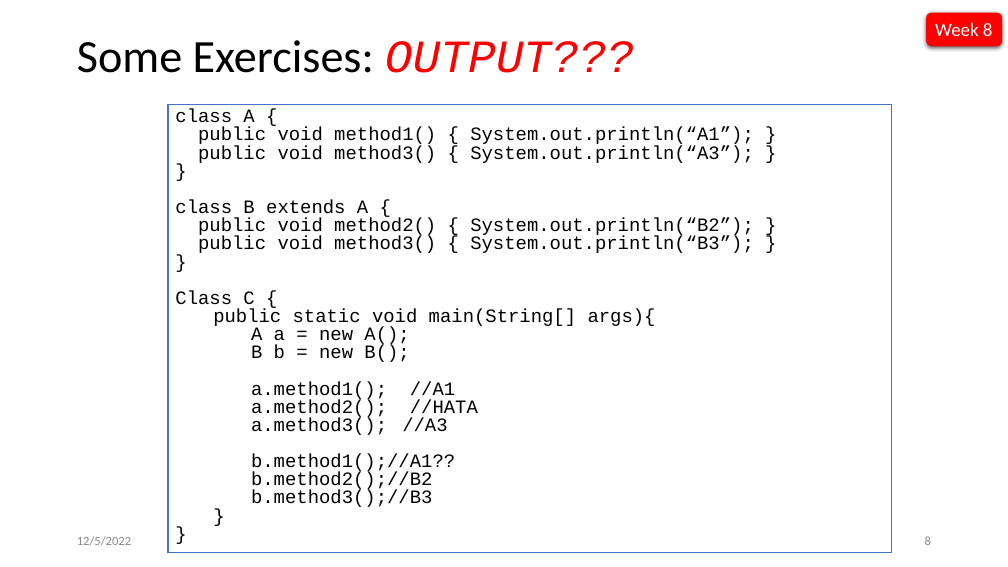
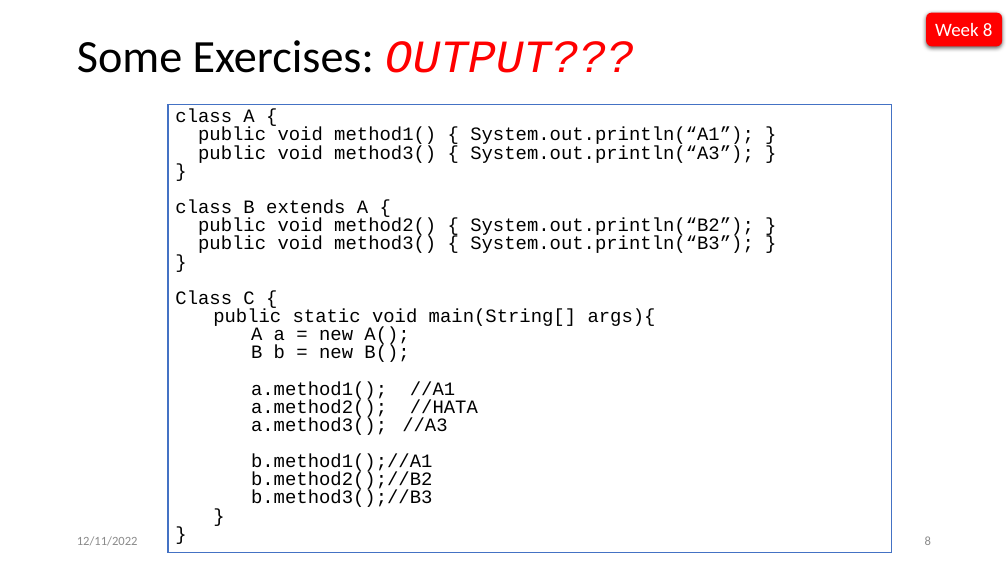
Before and after one commit to cankoyuncu/ObjectOriantedProgramming, a slide deck: slide 8 of week9/Week9.pptx. Drawn at 1008x567 pixels with LibreOffice and Linux fonts; fonts in the diff are those of the drawing. Boxes give left, top, right and bottom in pixels: in the first picture for what was removed or moved away, otherwise in the second. Text is boxed around its words. In the diff, an @@ line names an element or a change of style, - is before the commit and + after.

```diff
--- a/week9/Week9.pptx
+++ b/week9/Week9.pptx
@@ text in rectangle at box(251, 454, 432, 473): text changed @@
-    b.method1();//A1??
+    b.method1();//A1
@@ text at box(77, 536, 138, 546): text changed @@
-12/5/2022
+12/11/2022
```
Also in this commit, not shown: 26 other slides changed, 7 other files.
